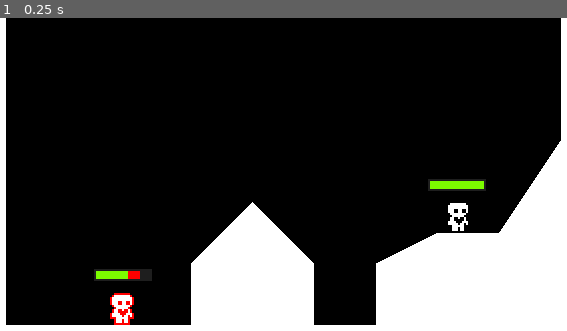
Above: before the commit, frame 1.
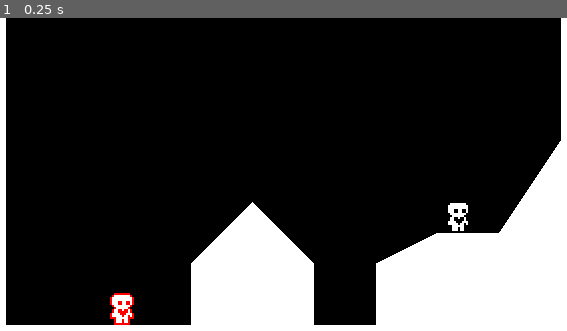
Above: after the commit, the same moment.

Repository: lance-374/TeamADHD
Game: Godot game, scene res://test_level.tscn
Same seed, same stepped clock (60 frames per second), same inputs: the game is played once before the commit and once after it.
Inputs:
- Up to frame 1 (0.25 s): no input

The runs differ from the first frame. In frame 1, 0.8% of the frame differs, in the area x 16-86%, y 51-85%.

Commit message:
Revert "add hp bar"

Diff:
--- a/Hpbar.gd
+++ /dev/null
@@ -1,29 +0,0 @@
-extends ProgressBar
-
-@onready var timer =  $Timer
-@onready var dmgbar = $Dmgbar
-
-var health = 0 : set = _set_health
-
-func _set_health(new_health):
-	var prev_health = health
-	health = min(max_value, new_health)
-	value = health
-
-	if health <= 0:
-		queue_free()
-
-	if health < prev_health:
-		timer.start()
-	else:
-		dmgbar.value = health
-
-func init_health(_health):
-	health = _health
-	max_value = health
-	value = health
-	dmgbar.value = health
-	dmgbar.max_value = health
-
-func _on_timer_timeout():
-	dmgbar.value = health
--- a/Hpbar.tscn
+++ /dev/null
@@ -1,49 +0,0 @@
-[gd_scene load_steps=6 format=3 uid="uid://d4jugpe5q51no"]
-
-[ext_resource type="Script" path="res://Hpbar.gd" id="1_e74ik"]
-
-[sub_resource type="StyleBoxEmpty" id="StyleBoxEmpty_0wndv"]
-
-[sub_resource type="StyleBoxFlat" id="StyleBoxFlat_23606"]
-bg_color = Color(0.486275, 0.988235, 0, 1)
-
-[sub_resource type="StyleBoxFlat" id="StyleBoxFlat_4ogdj"]
-bg_color = Color(0.117647, 0.117647, 0.117647, 1)
-expand_margin_left = 1.0
-expand_margin_top = 1.0
-expand_margin_right = 1.0
-expand_margin_bottom = 1.0
-shadow_color = Color(0, 0, 0, 0.27451)
-shadow_offset = Vector2(0, 1)
-
-[sub_resource type="StyleBoxFlat" id="StyleBoxFlat_ktyg1"]
-bg_color = Color(1, 0, 0, 1)
-
-[node name="Hpbar" type="ProgressBar"]
-z_index = 1
-offset_right = 240.0
-offset_bottom = 4.0
-theme_override_styles/background = SubResource("StyleBoxEmpty_0wndv")
-theme_override_styles/fill = SubResource("StyleBoxFlat_23606")
-value = 60.0
-show_percentage = false
-script = ExtResource("1_e74ik")
-
-[node name="Dmgbar" type="ProgressBar" parent="."]
-z_index = -1
-layout_mode = 1
-anchors_preset = 15
-anchor_right = 1.0
-anchor_bottom = 1.0
-grow_horizontal = 2
-grow_vertical = 2
-theme_override_styles/background = SubResource("StyleBoxFlat_4ogdj")
-theme_override_styles/fill = SubResource("StyleBoxFlat_ktyg1")
-value = 80.0
-show_percentage = false
-
-[node name="Timer" type="Timer" parent="."]
-wait_time = 0.45
-one_shot = true
-
-[connection signal="timeout" from="Timer" to="." method="_on_timer_timeout"]
--- a/player2.gd
+++ b/player2.gd
@@ -69,20 +69,3 @@
 
 	if not is_on_floor():
 		animated_sprite_2d.play("jump")
-
-#HEALTH BAR
-@onready var healthbar = $Hpbar
-
-
-
-func _ready():
-	var health = 100
-	healthbar.init_health(health)
-
-#func _set_health(value):
-#	super._set_health(value)
-#	healthbar.health = health
-
-#func _on_hurtbox_area_entered(area):
-#	health -= 1
-#	got_hit_anim_player.play("got_hit")
--- a/test_level.tscn
+++ b/test_level.tscn
@@ -1,9 +1,8 @@
-[gd_scene load_steps=5 format=3 uid="uid://dqw1k52kx64o8"]
+[gd_scene load_steps=4 format=3 uid="uid://dqw1k52kx64o8"]
 
 [ext_resource type="Script" path="res://test_level.gd" id="1_tjd8m"]
 [ext_resource type="PackedScene" uid="uid://d2sdarwcyh0lv" path="res://player1.tscn" id="2_0fdpx"]
 [ext_resource type="PackedScene" uid="uid://dgaoedv8knbnh" path="res://player2.tscn" id="3_75bxa"]
-[ext_resource type="PackedScene" uid="uid://d4jugpe5q51no" path="res://Hpbar.tscn" id="3_wona0"]
 
 [node name="TestLevel" type="Node2D"]
 script = ExtResource("1_tjd8m")
@@ -20,17 +19,5 @@
 [node name="Player1" parent="." instance=ExtResource("2_0fdpx")]
 position = Vector2(256, 96)
 
-[node name="Hpbar" parent="Player1" instance=ExtResource("3_wona0")]
-offset_left = -14.0
-offset_top = -26.0
-offset_right = 13.0
-offset_bottom = -22.0
-
 [node name="Player2" parent="." instance=ExtResource("3_75bxa")]
 position = Vector2(88, 144)
-
-[node name="Hpbar" parent="Player2" instance=ExtResource("3_wona0")]
-offset_left = -13.0
-offset_top = -27.0
-offset_right = 14.0
-offset_bottom = -23.0
